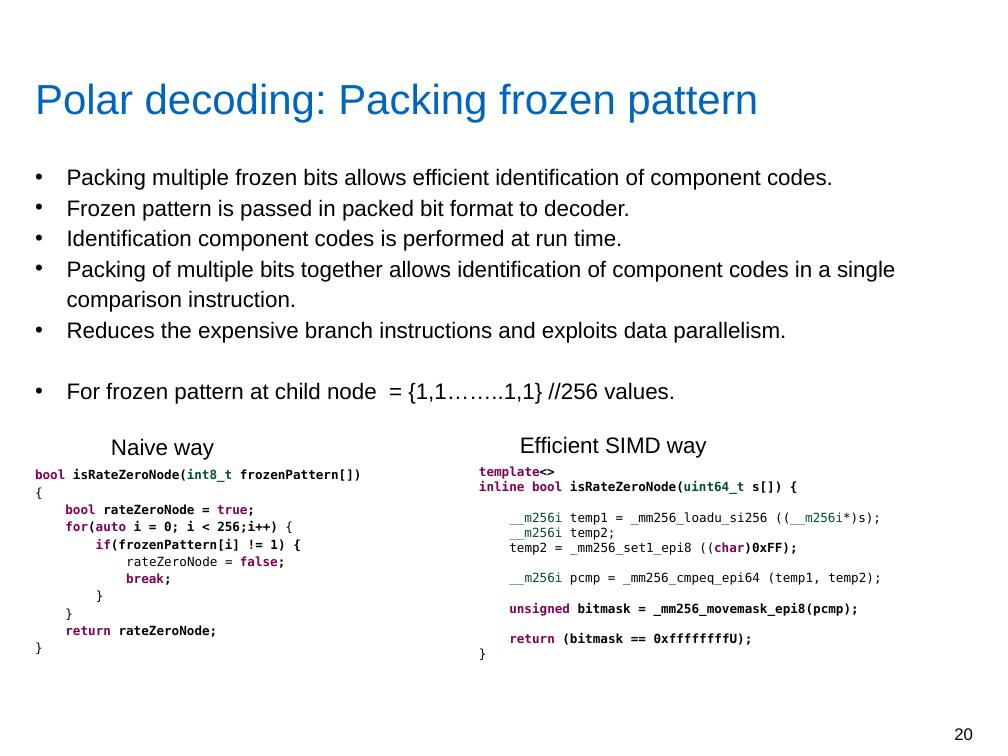
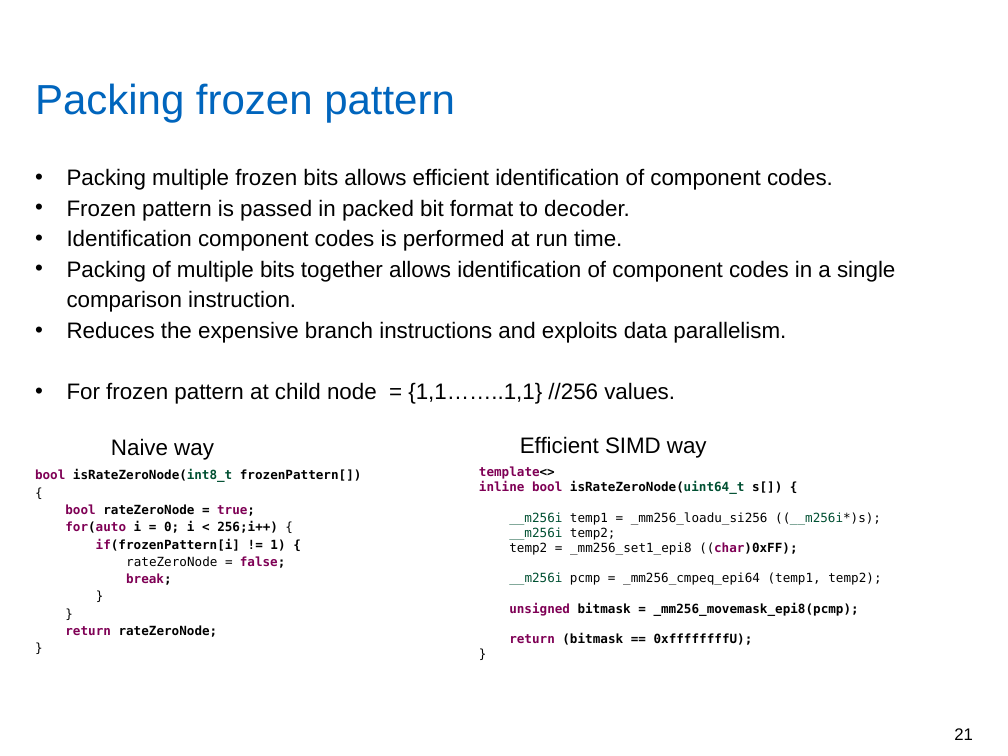
Before and after one commit to yadhu1961/thesis_5GPolorCodes, a slide deck: slide 21 of final_presentation/finalPpt1.2.pptx (slide 20 before the commit). Drawn at 1008x756 pixels with LibreOffice and Linux fonts; fonts in the diff are those of the drawing; background and template pictures are left out. Boxes give left, top, right and bottom in pixels: in the first picture for what was removed or moved away, otherwise in the second. Text is boxed around its words. In the diff, an @@ line names an element or a change of style, - is before the commit and + after.

```diff
--- a/final_presentation/finalPpt1.2.pptx
+++ b/final_presentation/finalPpt1.2.pptx
@@ title at [35, 83, 455, 122]: text changed @@
-Polar decoding: Packing frozen pattern
+Packing frozen pattern
@@ page number at [954, 728, 973, 740]: text changed @@
-20
+21
```
Also in this commit, not shown: 4 other slides changed.
